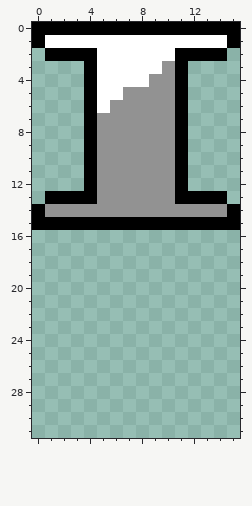
Edited in one commit: pixel-art file (sprite/barriere/barriere.aseprite). This is how it looked before the edit.
64x64 pixels, 1 frame. The old version is drawn lined up with the new one, on the new canvas.
The same view after the edit:
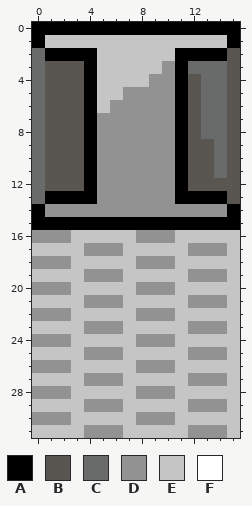
Palette (. is transparent): A #000000  B #595652  C #696a6a  D #929292  E #c5c5c5  F #ffffff
Diff:
canvas 64x64 -> 16x32, the old top-left corner now at -23,-24 (the part of the old canvas that was cut away was empty and is not shown)
y 1: x 1..14 FFFFFFFFFFFFFF -> EEEEEEEEEEEEEE
y 2: x 0 . -> C; x 5..10 FFFFFF -> EEEEEE; x 15 . -> B
y 3: x 0..3 .... -> CBBB; x 5..9 FFFFF -> EEEEE; x 12..15 .... -> CCCB
y 4: x 0..3 .... -> CBBB; x 5..8 FFFF -> EEEE; x 12..15 .... -> BCCB
y 5: x 0..3 .... -> CBBB; x 5..6 FF -> EE; x 12..15 .... -> BCCB
y 6: x 0..3 .... -> CBBB; x 5 F -> E; x 12..15 .... -> BCCB
y 7..8: x 0..3 .... -> CBBB; x 12..15 .... -> BCCB
y 9..11: x 0..3 .... -> CBBB; x 12..15 .... -> BBCB
y 12: x 0..3 .... -> CBBB; x 12..15 .... -> BBBB
y 13: x 0 . -> C; x 15 . -> B
y 16: x 0..15 ................ -> DDDEEEEEDDDEEEEE
y 17: x 0..15 ................ -> EEEEDDDEEEEEDDDE
y 18: x 0..15 ................ -> DDDEEEEEDDDEEEEE
y 19: x 0..15 ................ -> EEEEDDDEEEEEDDDE
y 20: x 0..15 ................ -> DDDEEEEEDDDEEEEE
y 21: x 0..15 ................ -> EEEEDDDEEEEEDDDE
y 22: x 0..15 ................ -> DDDEEEEEDDDEEEEE
y 23: x 0..15 ................ -> EEEEDDDEEEEEDDDE
y 24: x 0..15 ................ -> DDDEEEEEDDDEEEEE
y 25: x 0..15 ................ -> EEEEDDDEEEEEDDDE
y 26: x 0..15 ................ -> DDDEEEEEDDDEEEEE
y 27: x 0..15 ................ -> EEEEDDDEEEEEDDDE
y 28: x 0..15 ................ -> DDDEEEEEDDDEEEEE
y 29: x 0..15 ................ -> EEEEDDDEEEEEDDDE
y 30: x 0..15 ................ -> DDDEEEEEDDDEEEEE
y 31: x 0..15 ................ -> EEEEDDDEEEEEDDDE
